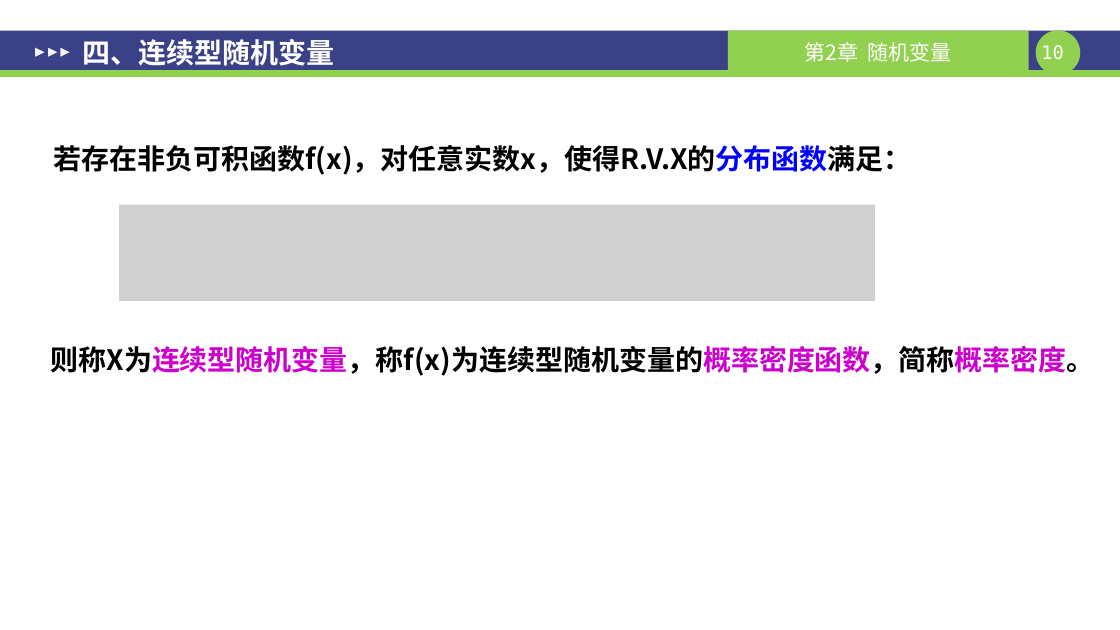
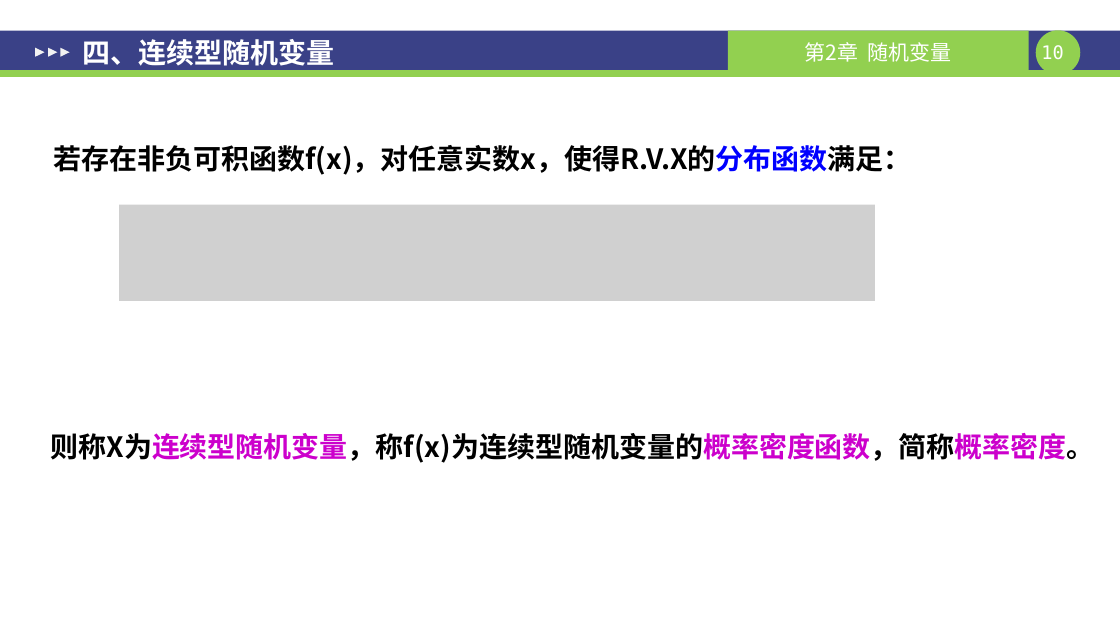
Before and after one commit to sangzige/course_resource, a slide deck: slide 10 of 随机过程/ch02-随机变量及其分布.pptx. Drawn at 1120x630 pixels with LibreOffice and Linux fonts; fonts in the diff are those of the drawing; grey boxes stand for pictures. Boxes give left, top, right and bottom in pixels: in the first picture for what was removed or moved away, otherwise in the second. Text is boxed around its words. In the diff, an @@ line names an element or a change of style, - is before the commit and + after.

Commit message:
补充随机过程去年题

```diff
--- a/随机过程/ch02-随机变量及其分布.pptx
+++ b/随机过程/ch02-随机变量及其分布.pptx
@@ text "则称X为连续型随机变量，称f(x)为连续型随机变量的概率密度函数，简称概率密度。": place and size @@
-text "则称X为连续型随机变量，称f(x)为连续型随机变量的概率密度函数，简称概率密度。" at [51,346,1095,376]
+text "则称X为连续型随机变量，称f(x)为连续型随机变量的概率密度函数，简称概率密度。" at [51,433,1095,463]
```
Also in this commit, not shown: 10 other slides changed, 26 other files.
